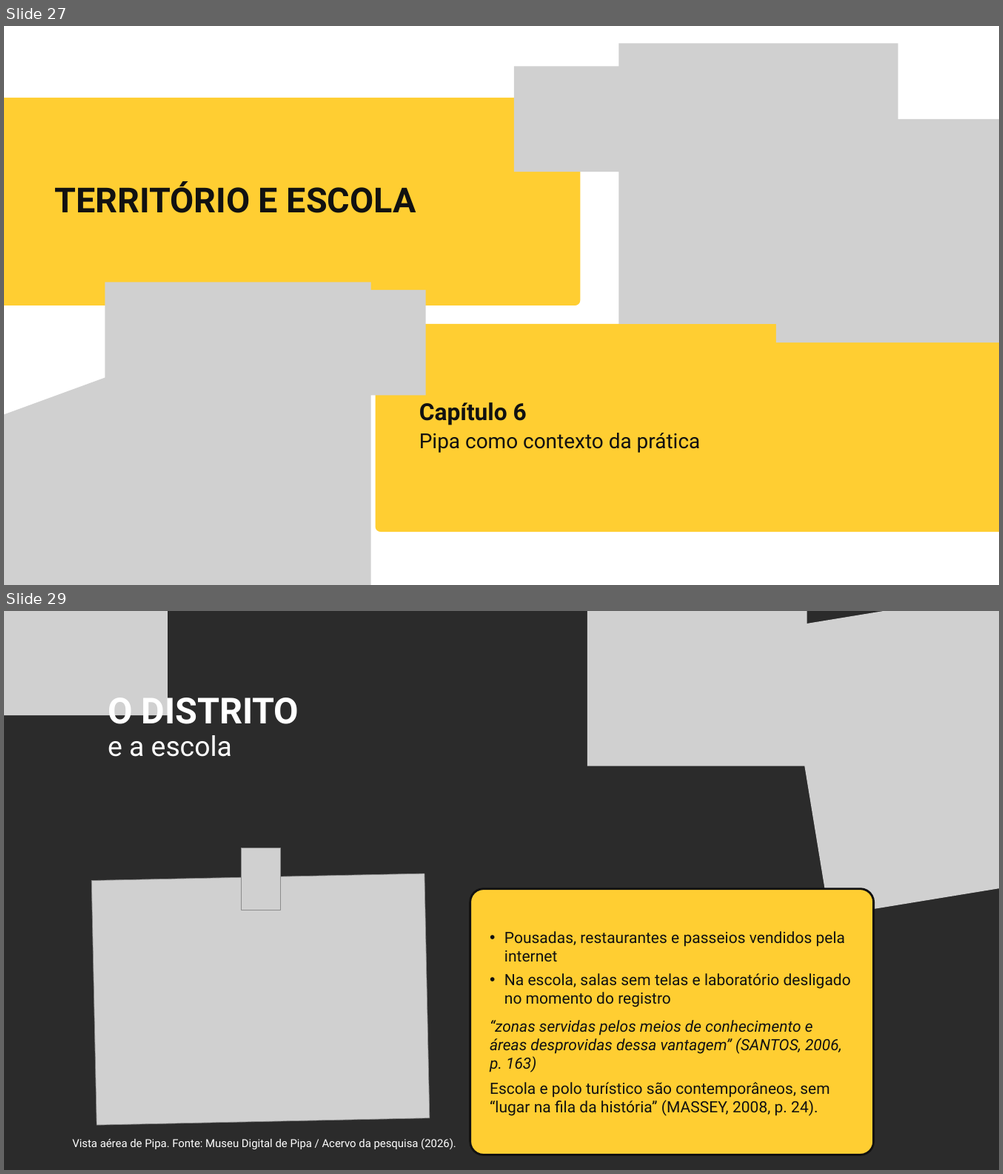
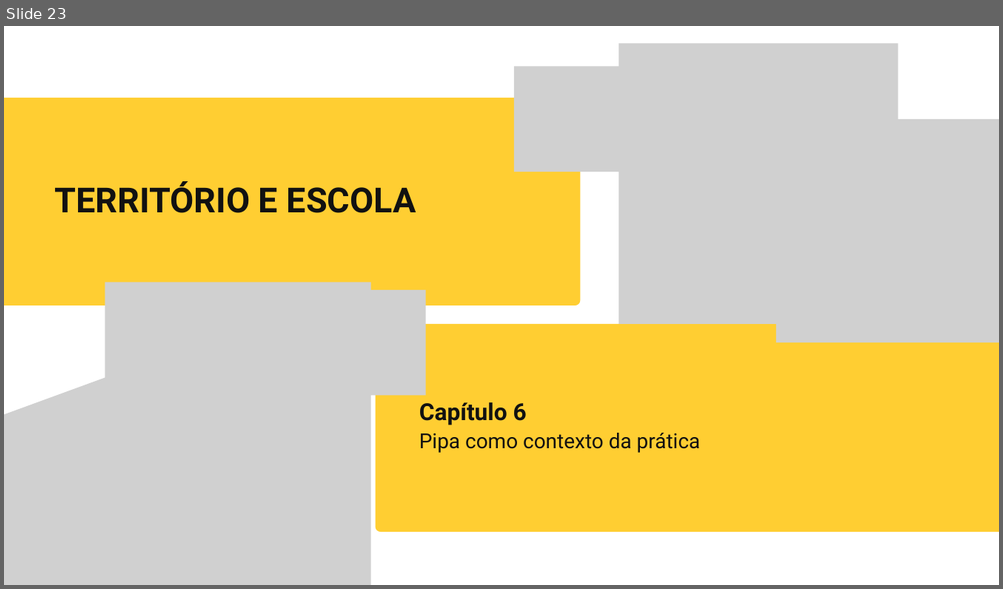
Before and after one commit to yzynya-beep/Tese, a slide deck: apresentacao_qualificacao/Qualificacao_PNED_Pipa.pptx. Shown one above the other, each under a label of ours: slides 27 and 29 before the commit, slide 23 after it; the slides between them are not shown. The pictures are 1003x1174 and 1003x589 pixels, drawn with LibreOffice and Linux fonts; fonts in the diff are those of the drawing; grey boxes stand for pictures; background and template pictures are left out; a plain dark background stands for a picture behind light text. Boxes give left, top, right and bottom in pixels: in the first picture for what was removed or moved away, otherwise in the second. Text is boxed around its words. In the diff, an @@ line names an element or a change of style, - is before the commit and + after.

```diff
--- a/apresentacao_qualificacao/Qualificacao_PNED_Pipa.pptx
+++ b/apresentacao_qualificacao/Qualificacao_PNED_Pipa.pptx
@@ slide 29 removed at (4,611,999,1170), background picture (left out) @@
@@ picture removed at (4,611,167,716) @@
@@ picture removed at (587,611,807,766) @@
@@ picture removed at (782,611,999,917) @@
@@ text removed at (108,690,299,757) @@
-O DISTRITO
-e a escola
@@ picture removed at (241,848,280,911) @@
@@ picture removed at (91,874,430,1125) @@
@@ rounded rectangle removed at (470,889,874,1155) @@
-• Pousadas, restaurantes e passeios vendidos pela internet
-• Na escola, salas sem telas e laboratório desligado no momento do registro
-“zonas servidas pelos meios de conhecimento e áreas desprovidas dessa vantagem” (SANTOS, 2006, p. 163)
-Escola e polo turístico são contemporâneos, sem “lugar na fila da história” (MASSEY, 2008, p. 24).
@@ text removed at (72,1139,456,1150) @@
-Vista aérea de Pipa. Fonte: Museu Digital de Pipa / Acervo da pesquisa (2026).
@@ what was slide 27 is now slide 23 @@
```
Also in this commit, not shown: 12 slides changed, 6 slides added, 10 other slides removed, 3 other files.
